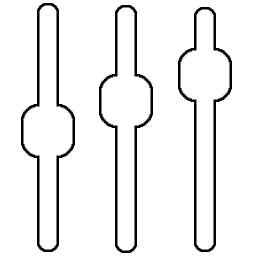
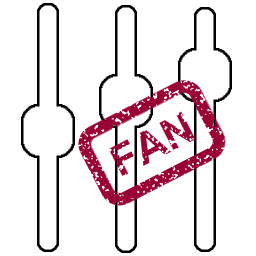
Layered file, before and after one edit (256 x 256). Changes by layer:
added layer "Pasted Layer" above "Background" over [78,80,226,206]
